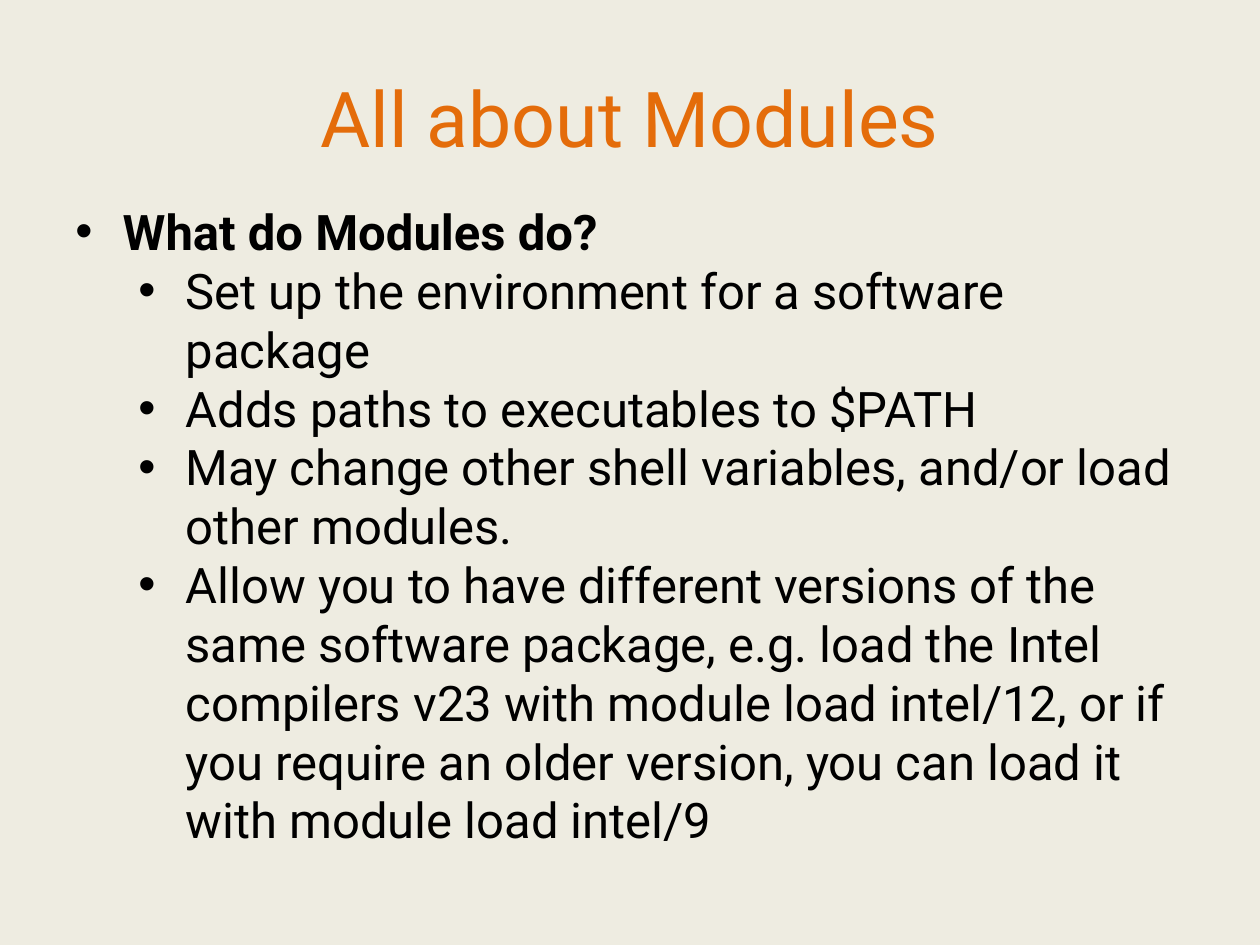
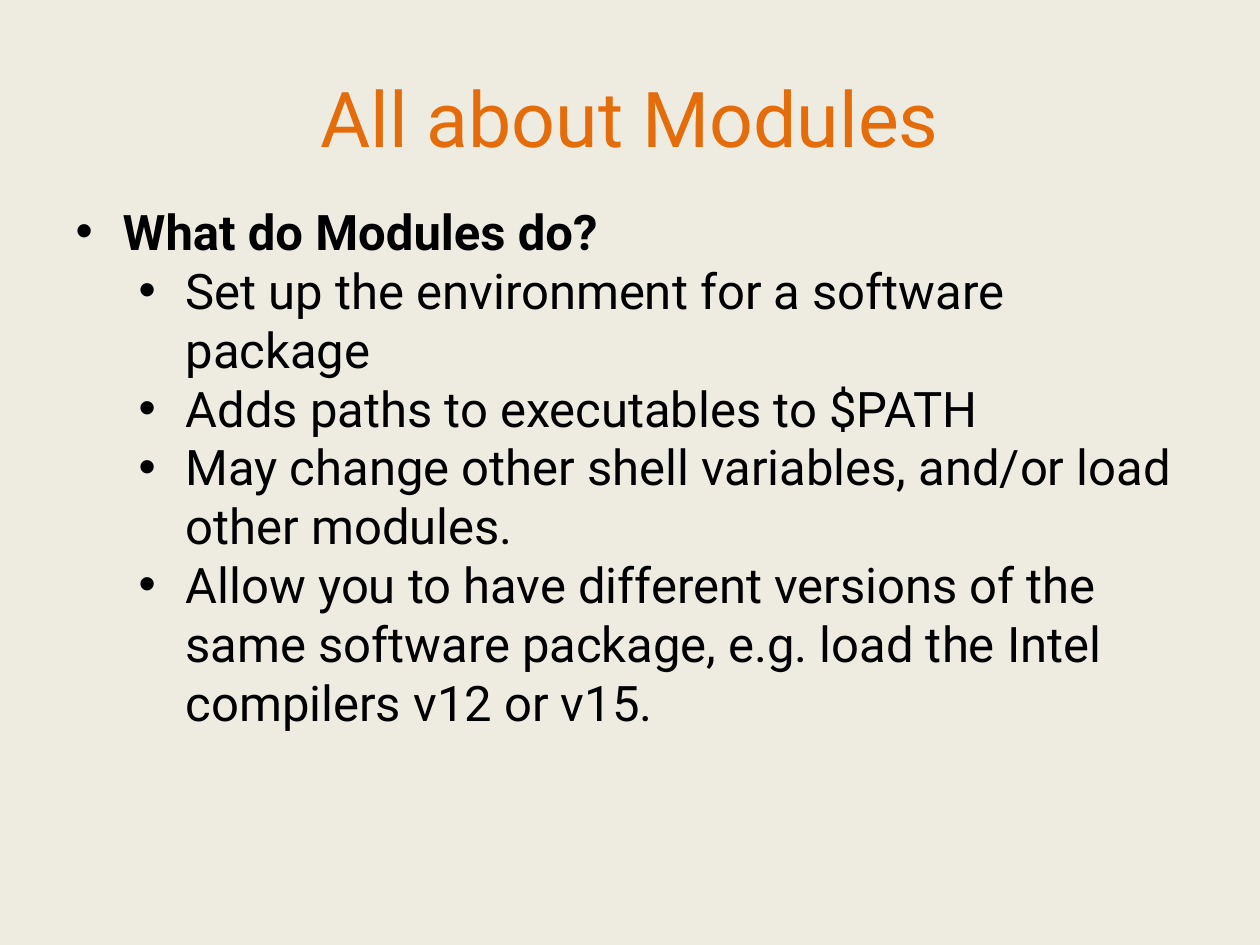
Before and after one commit to IntersectAustralia/TrainingMaterials, a slide deck: slide 18 of hpc1/03 HPC - Slides.pptx (slide 20 before the commit). Drawn at 1260x945 pixels with LibreOffice and Linux fonts; fonts in the diff are those of the drawing. Boxes give left, top, right and bottom in pixels: in the first picture for what was removed or moved away, otherwise in the second. Text is boxed around its words. In the diff, an @@ line names an element or a change of style, - is before the commit and + after.

```diff
--- a/hpc1/03 HPC - Slides.pptx
+++ b/hpc1/03 HPC - Slides.pptx
@@ text at box(186, 565, 1101, 731): text changed @@
-  • Allow you to have different versions of the same software package, e.g. load the Intel compilers v23 with module load intel/12, or if you require an older version, you can load it with module load intel/9
+  • Allow you to have different versions of the same software package, e.g. load the Intel compilers v12 or v15.
```
Also in this commit, not shown: 22 other slides changed, 6 slides removed, 5 other files.
